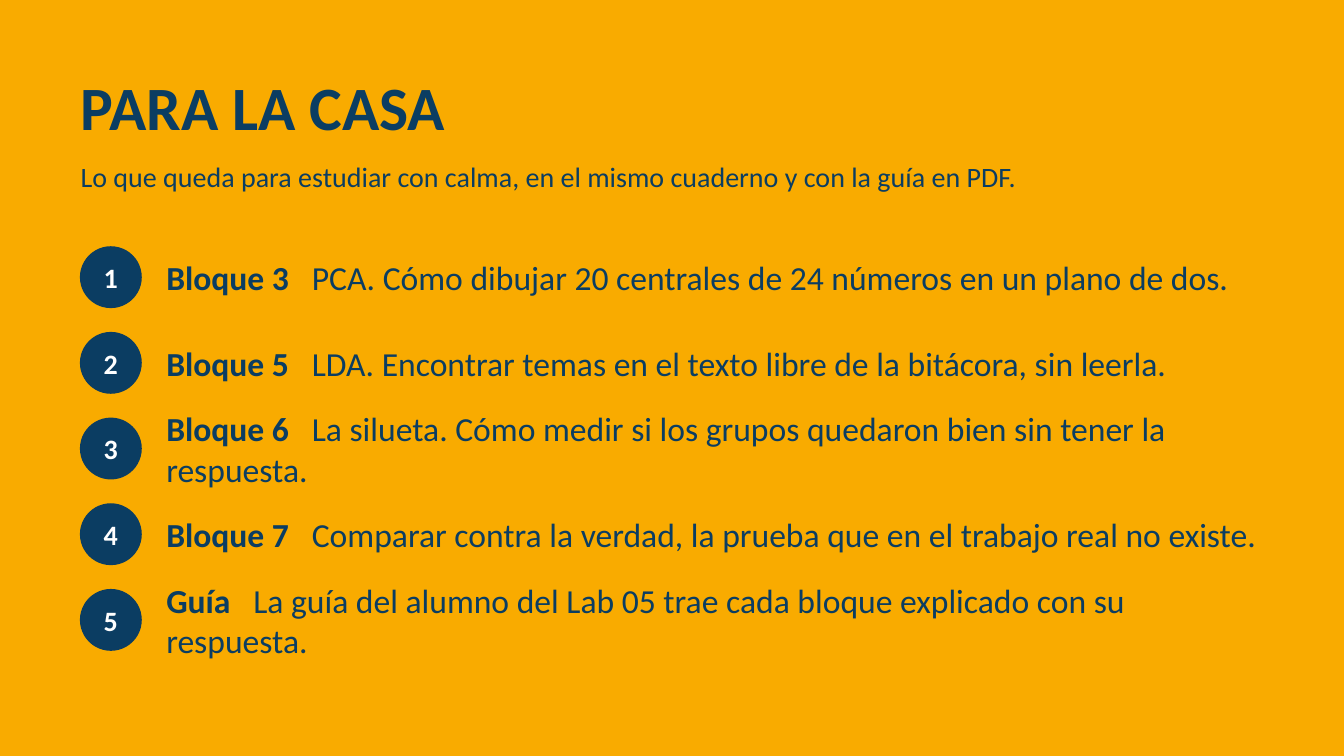
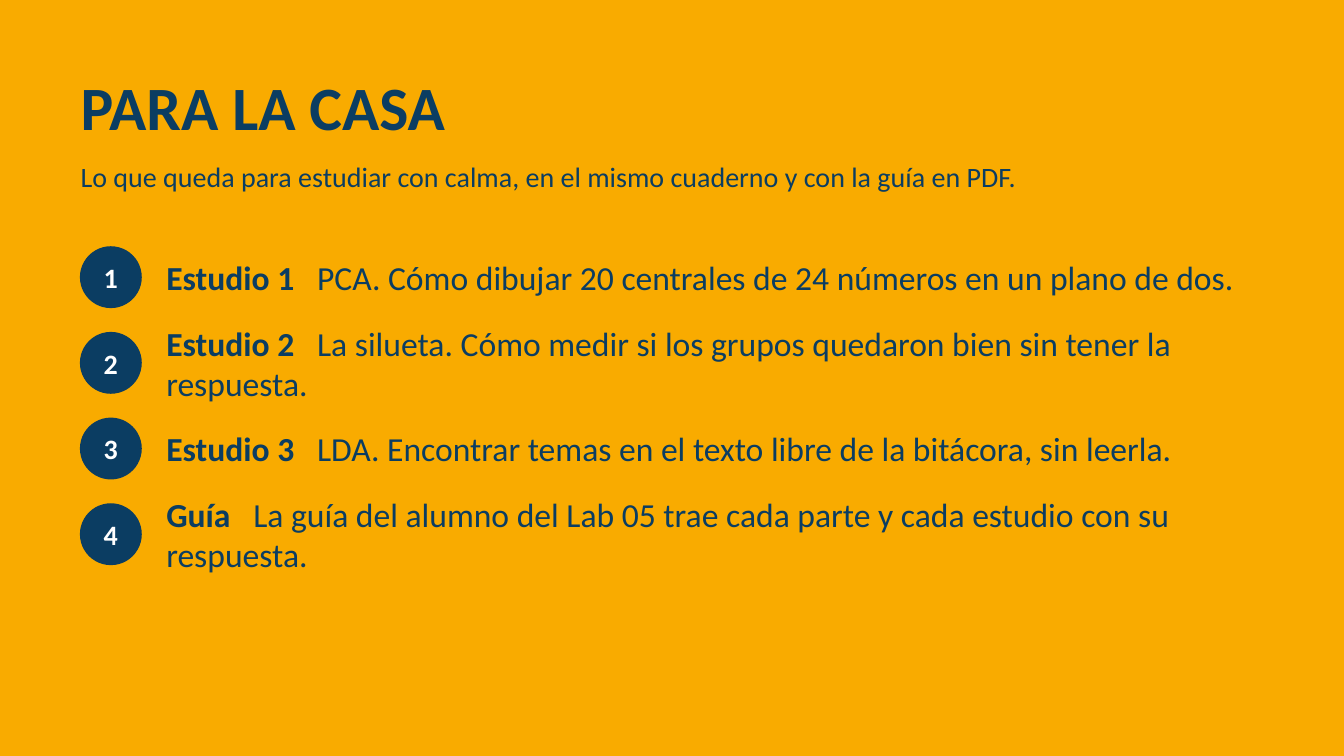
Before and after one commit to RodrigoMSB/curso-python-minergia, a slide deck: slide 26 of presentaciones/Simulador_Lab05_corto.pptx. Drawn at 1344x756 pixels with LibreOffice and Linux fonts; fonts in the diff are those of the drawing. Boxes give left, top, right and bottom in pixels: in the first picture for what was removed or moved away, otherwise in the second. Text is boxed around its words. In the diff, an @@ line names an element or a change of style, - is before the commit and + after.

```diff
--- a/presentaciones/Simulador_Lab05_corto.pptx
+++ b/presentaciones/Simulador_Lab05_corto.pptx
@@ text at box(166, 266, 1233, 296): text changed @@
-Bloque 3 PCA. Cómo dibujar 20 centrales de 24 números en un plano de dos.
+Estudio 1 PCA. Cómo dibujar 20 centrales de 24 números en un plano de dos.
@@ text at box(166, 332, 1171, 402): text changed @@
-Bloque 5 LDA. Encontrar temas en el texto libre de la bitácora, sin leerla.
+Estudio 2 La silueta. Cómo medir si los grupos quedaron bien sin tener la respuesta.
@@ text at box(166, 437, 1171, 465): text changed @@
-Bloque 6 La silueta. Cómo medir si los grupos quedaron bien sin tener la respuesta.
+Estudio 3 LDA. Encontrar temas en el texto libre de la bitácora, sin leerla.
@@ text at box(166, 503, 1169, 573): text changed @@
-Bloque 7 Comparar contra la verdad, la prueba que en el trabajo real no existe.
+Guía La guía del alumno del Lab 05 trae cada parte y cada estudio con su respuesta.
@@ ellipse removed at box(81, 590, 141, 650) @@
@@ text removed at box(166, 589, 1125, 659) @@
-Guía La guía del alumno del Lab 05 trae cada bloque explicado con su respuesta.
@@ text removed at box(104, 612, 118, 631) @@
-5
```
Also in this commit, not shown: 1 other slide changed.
